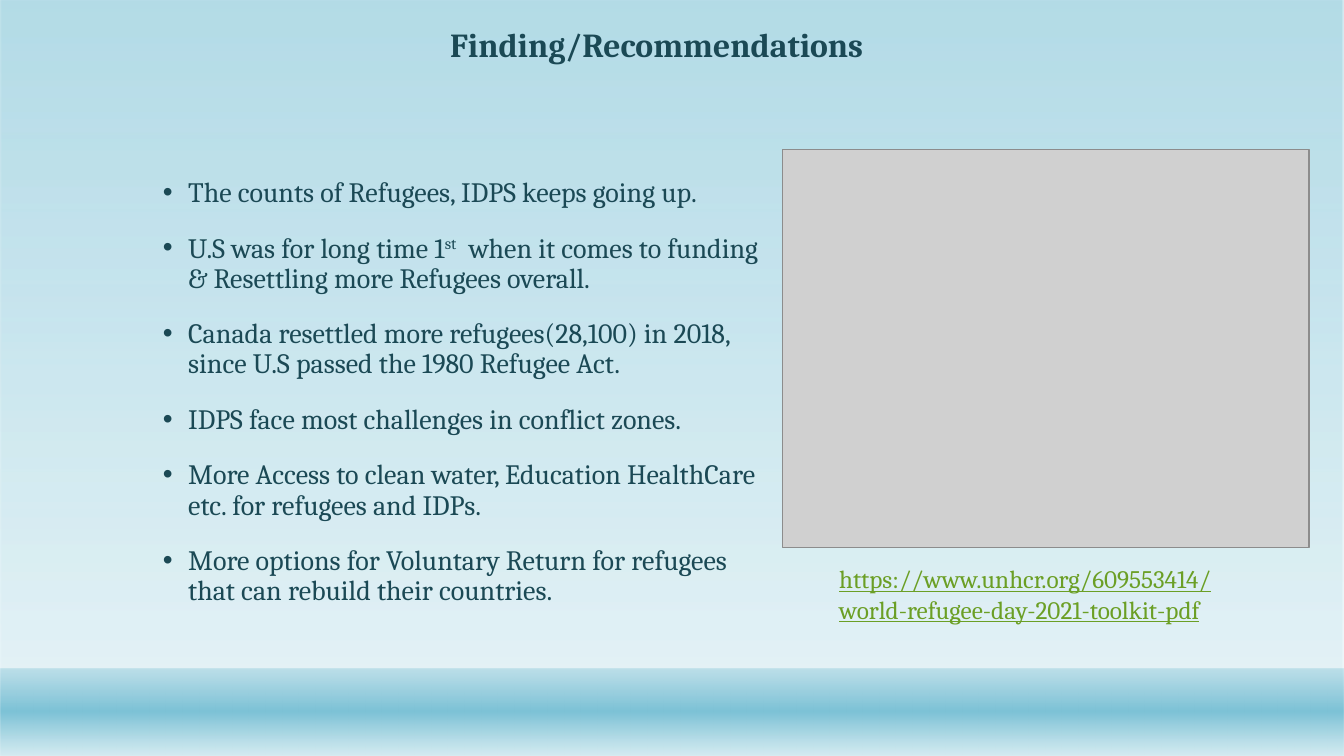
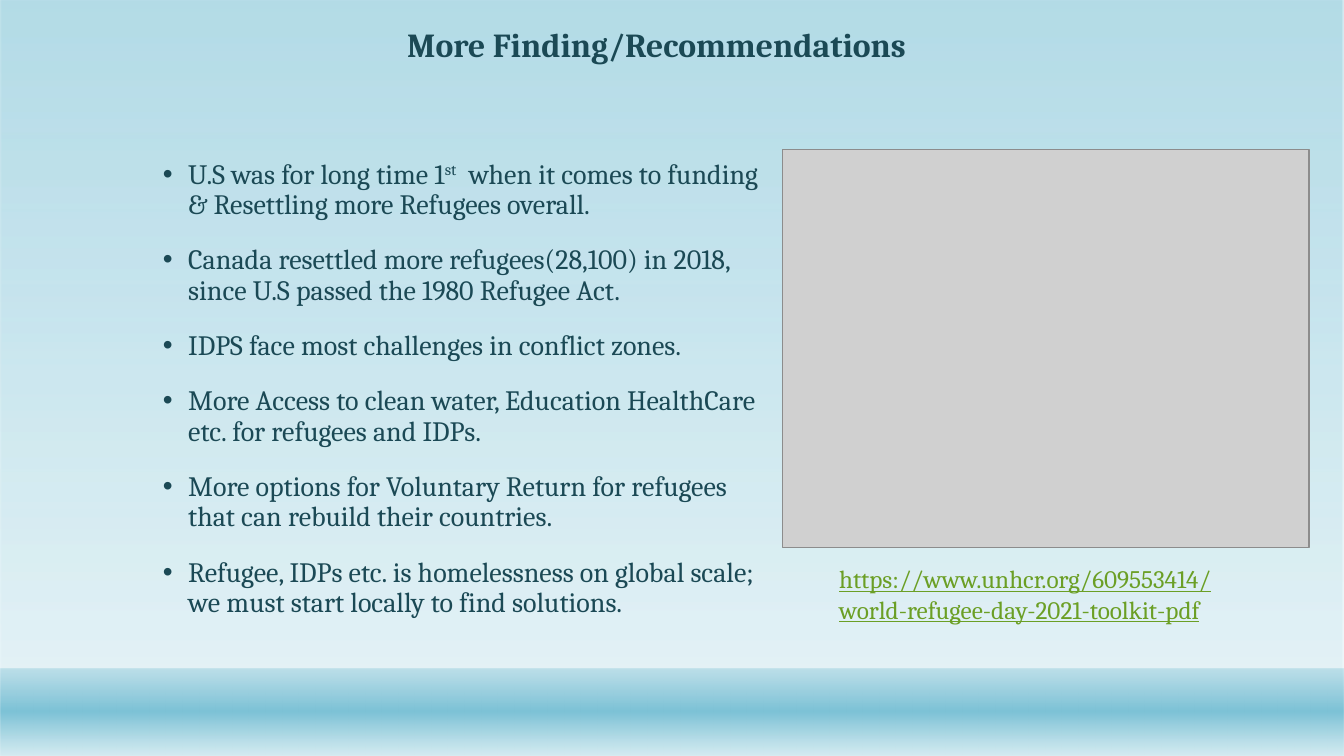
Before and after one commit to Abdullah0930/Refugee-Immigrants-to-U.S, a slide deck: slide 13 of Capstone/Refugee_Immigrants overtime.pptx. Drawn at 1344x756 pixels with LibreOffice and Linux fonts; fonts in the diff are those of the drawing; grey boxes stand for pictures; background and template pictures are left out. Boxes give left, top, right and bottom in pixels: in the first picture for what was removed or moved away, otherwise in the second. Text is boxed around its words. In the diff, an @@ line names an element or a change of style, - is before the commit and + after.

```diff
--- a/Capstone/Refugee_Immigrants overtime.pptx
+++ b/Capstone/Refugee_Immigrants overtime.pptx
@@ title at box(407, 33, 906, 65): text changed @@
-Finding/Recommendations
+More Finding/Recommendations
@@ text "U.S was for long time ...": place and size @@
-text "U.S was for long time ..." at box(188, 182, 758, 601)
+text "U.S was for long time ..." at box(188, 164, 758, 618)
@@ text at box(188, 182, 697, 208): paragraph removed @@
-• The counts of Refugees, IDPS keeps going up.
@@ text at box(188, 562, 754, 618): paragraph added @@
+• Refugee, IDPs etc. is homelessness on global scale; we must start locally to find solutions.
```
Also in this commit, not shown: 4 other slides changed, 22 other files.
